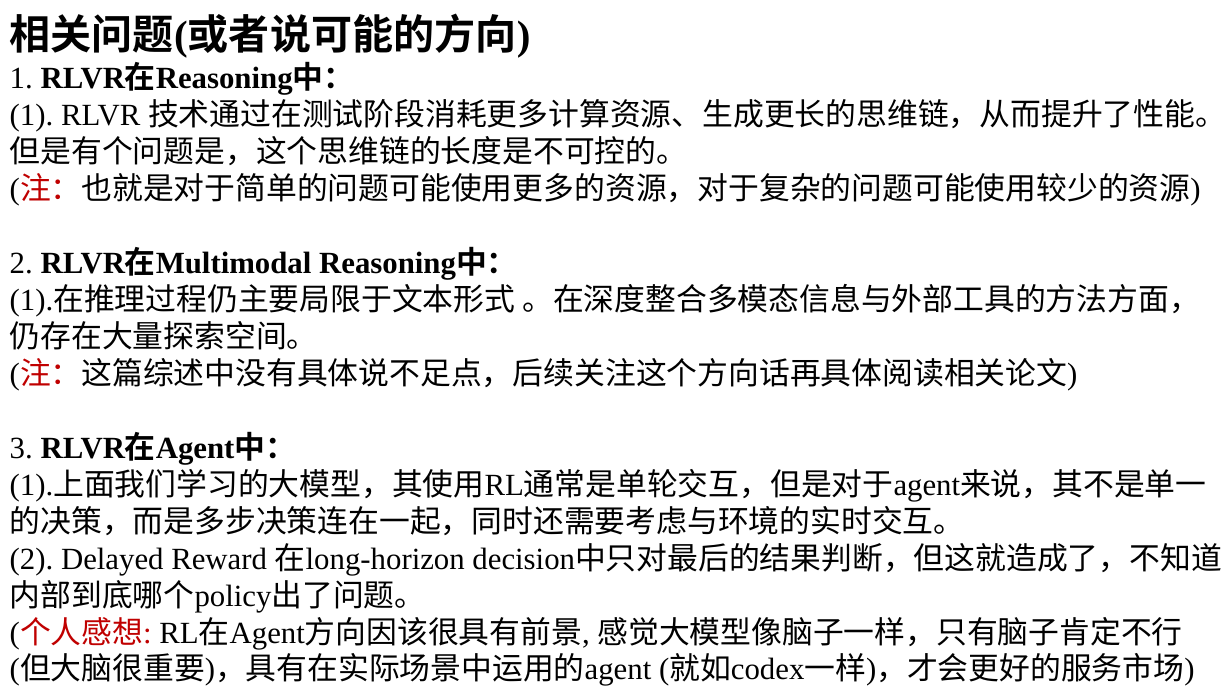
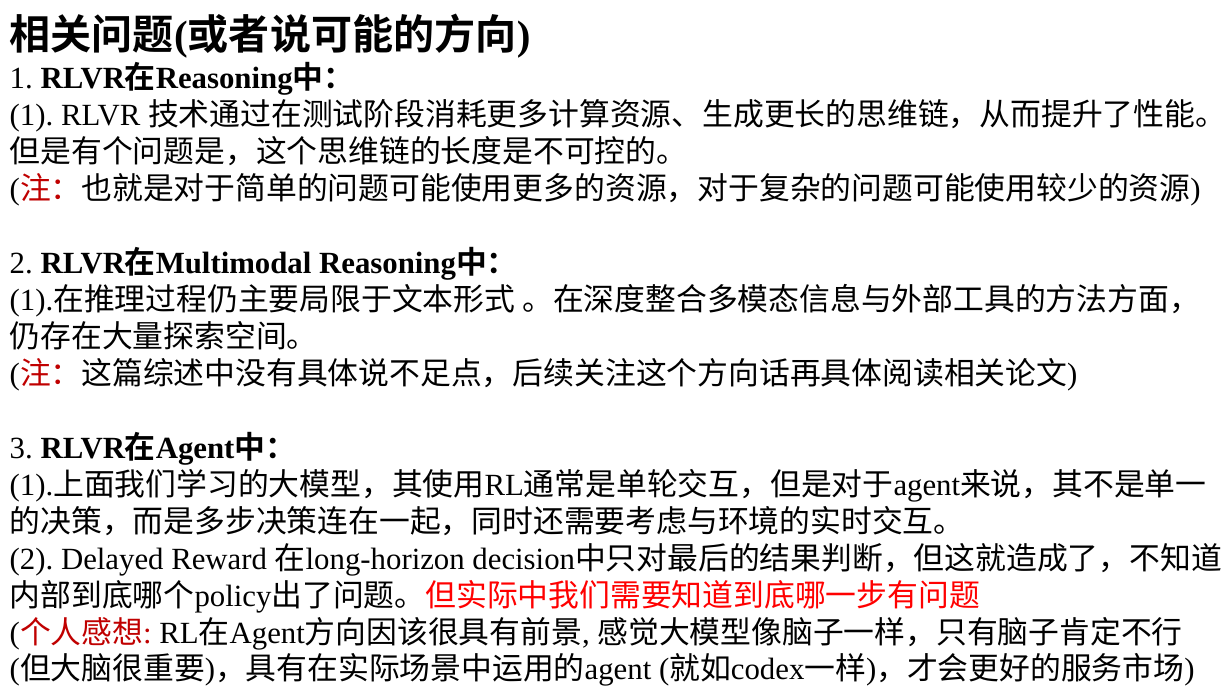
Before and after one commit to Visionary-zhang/Learning, a slide deck: slide 5 of LLM/阶段一.pptx. Drawn at 1232x693 pixels with LibreOffice and Linux fonts; fonts in the diff are those of the drawing. Boxes give left, top, right and bottom in pixels: in the first picture for what was removed or moved away, otherwise in the second. Text is boxed around its words. In the diff, an @@ line names an element or a change of style, - is before the commit and + after.

Commit message:
docs: update reward modeling and sft materials

```diff
--- a/LLM/阶段一.pptx
+++ b/LLM/阶段一.pptx
@@ text at <box>10,543,1221,613</box>: text changed @@
-(2). Delayed Reward 在long-horizon decision中只对最后的结果判断，但这就造成了，不知道内部到底哪个policy出了问题。
+(2). Delayed Reward 在long-horizon decision中只对最后的结果判断，但这就造成了，不知道内部到底哪个policy出了问题。但实际中我们需要知道到底哪一步有问题
```
Also in this commit, not shown: 1 other slide changed, 2 slides added, 7 other files.
